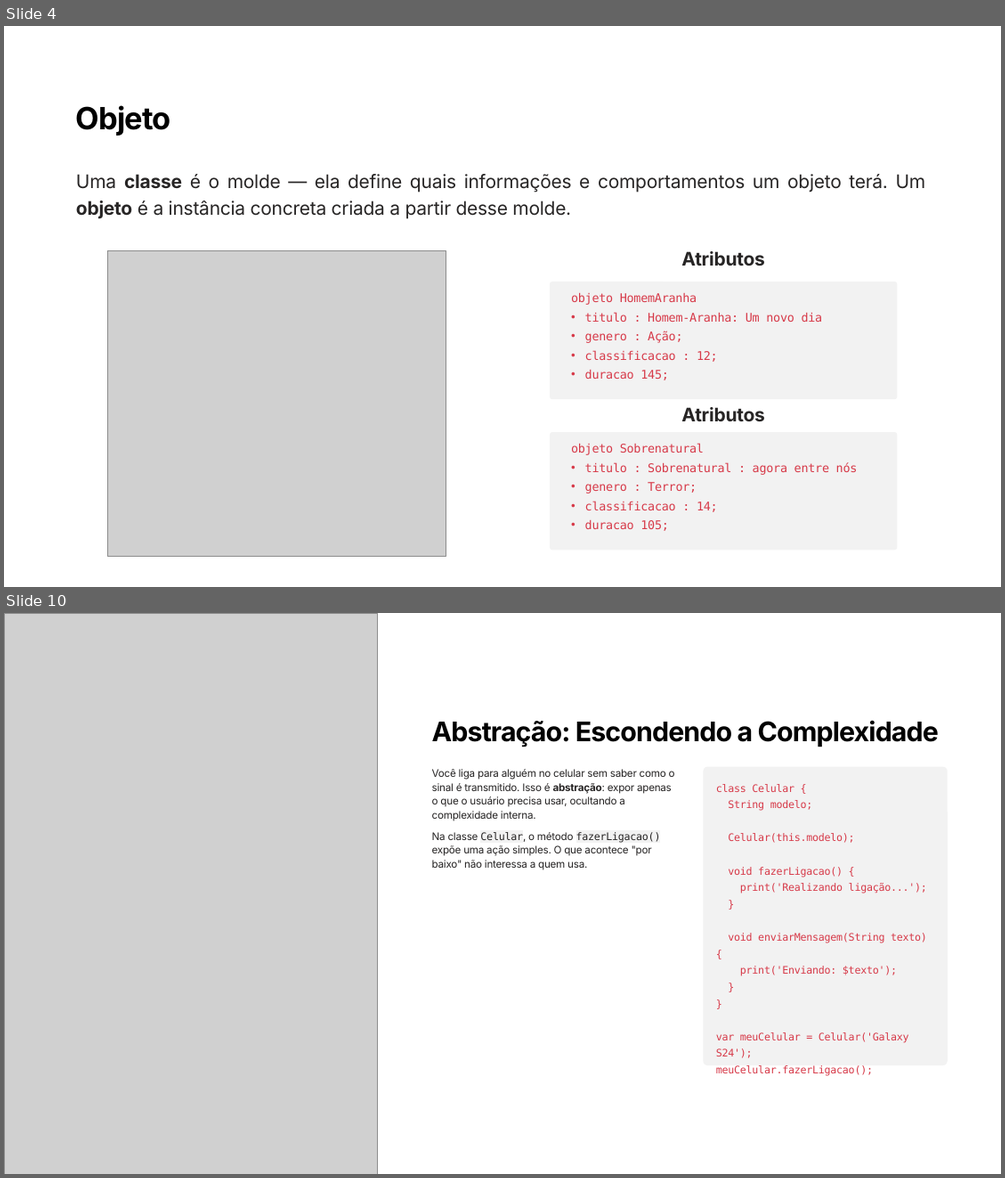
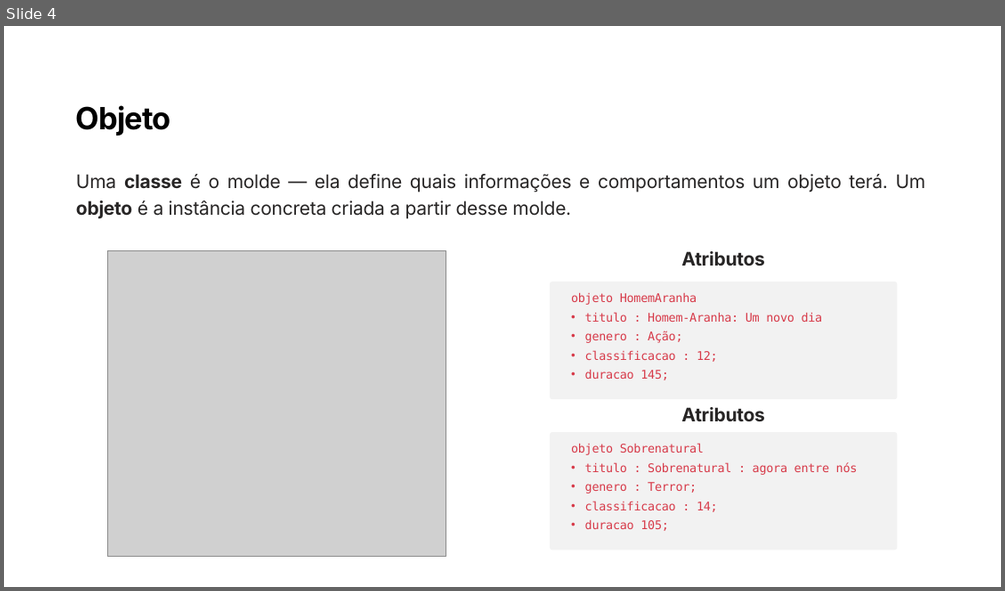
Before and after one commit to PedroMiho/UMC, a slide deck: Desenvolvimento de Aplicações/Pedro/Aula 03 - Introdução a Programação Orientada a Objetos/Introdução a POO.pptx. Shown one above the other, each under a label of ours: slides 4 and 10 before the commit, slide 4 after it; the slides between them are not shown. The pictures are 1005x1178 and 1005x591 pixels, drawn with LibreOffice and Linux fonts; fonts in the diff are those of the drawing; grey boxes stand for pictures; background and template pictures are left out. Boxes give left, top, right and bottom in pixels: in the first picture for what was removed or moved away, otherwise in the second. Text is boxed around its words. In the diff, an @@ line names an element or a change of style, - is before the commit and + after.

```diff
--- a/Desenvolvimento de Aplicações/Pedro/Aula 03 - Introdução a Programação Orientada a Objetos/Introdução a POO.pptx
+++ b/Desenvolvimento de Aplicações/Pedro/Aula 03 - Introdução a Programação Orientada a Objetos/Introdução a POO.pptx
@@ slide 10 removed at (4,613,1001,1174), background #FFFFFF @@
@@ picture removed at (4,613,378,1174) @@
@@ text removed at (432,720,938,747) @@
-Abstração: Escondendo a Complexidade
@@ text removed at (432,769,675,870) @@
-Você liga para alguém no celular sem saber como o sinal é transmitido. Isso é abstração: expor apenas o que o usuário precisa usar, ocultando a complexidade interna.
-Na classe Celular, o método fazerLigacao() expõe uma ação simples. O que acontece "por baixo" não interessa a quem usa.
@@ rounded rectangle removed at (704,766,947,1064) @@
@@ text removed at (716,784,927,1058) @@
-class Celular {
-String modelo;
-Celular(this.modelo);
-void fazerLigacao() {
-print('Realizando ligação...');
-}
-void enviarMensagem(String texto) {
-print('Enviando: $texto');
-}
-}
-var meuCelular = Celular('Galaxy S24');
-meuCelular.fazerLigacao();
```
Also in this commit, not shown: 4 slides changed, 1 other slide removed, 1 other file.
